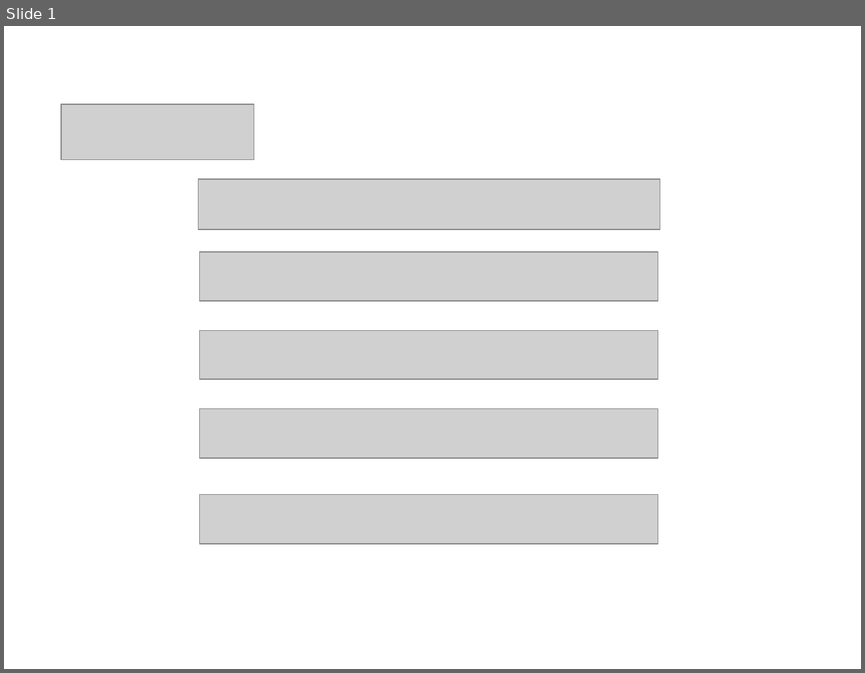
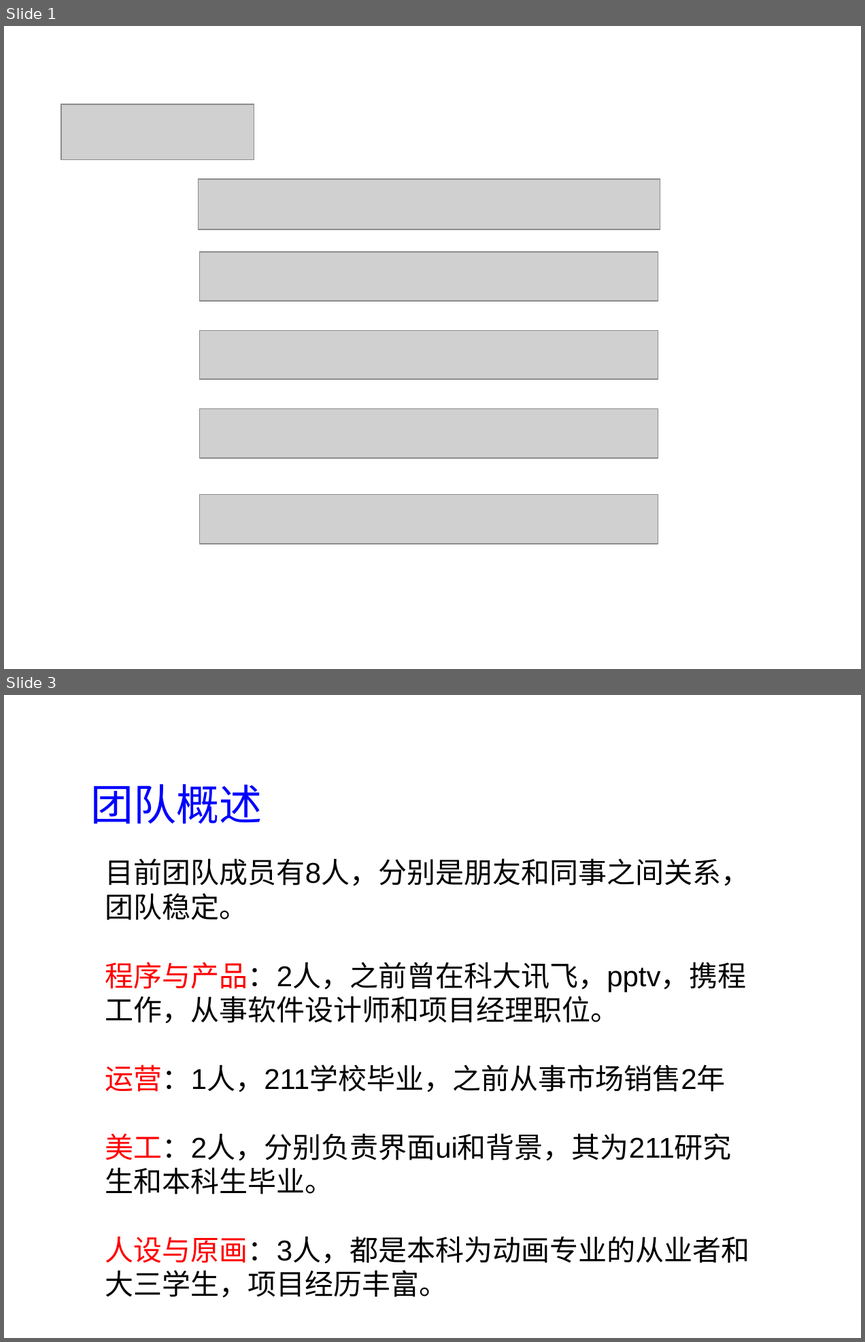
Before and after one commit to sx1989827/teambition, a slide deck: document/商业计划书.ppt. Shown one above the other, each under a label of ours: slide 1 before the commit, slides 1 and 3 after it; the slides between them are not shown. The pictures are 865x673 and 865x1342 pixels, drawn with LibreOffice and Linux fonts; fonts in the diff are those of the drawing; grey boxes stand for pictures. Boxes give left, top, right and bottom in pixels: in the first picture for what was removed or moved away, otherwise in the second. Text is boxed around its words. In the diff, an @@ line names an element or a change of style, - is before the commit and + after.

```diff
--- a/document/商业计划书.ppt
+++ b/document/商业计划书.ppt
@@ slide 3 added at [4,695,861,1338], background #FFFFFF @@
@@ text added at [91,784,262,824], 36 pt, text #0000FF @@
+团队概述
@@ text added at [105,858,749,1297], 24 pt, text #000000 @@
+目前团队成员有8人，分别是朋友和同事之间关系，团队稳定。
+程序与产品：2人，之前曾在科大讯飞，pptv，携程工作，从事软件设计师和项目经理职位。
+运营：1人，211学校毕业，之前从事市场销售2年
+美工：2人，分别负责界面ui和背景，其为211研究生和本科生毕业。
+人设与原画：3人，都是本科为动画专业的从业者和大三学生，项目经历丰富。
```
Also in this commit, not shown: 1 slide changed, 6 other slides added.
